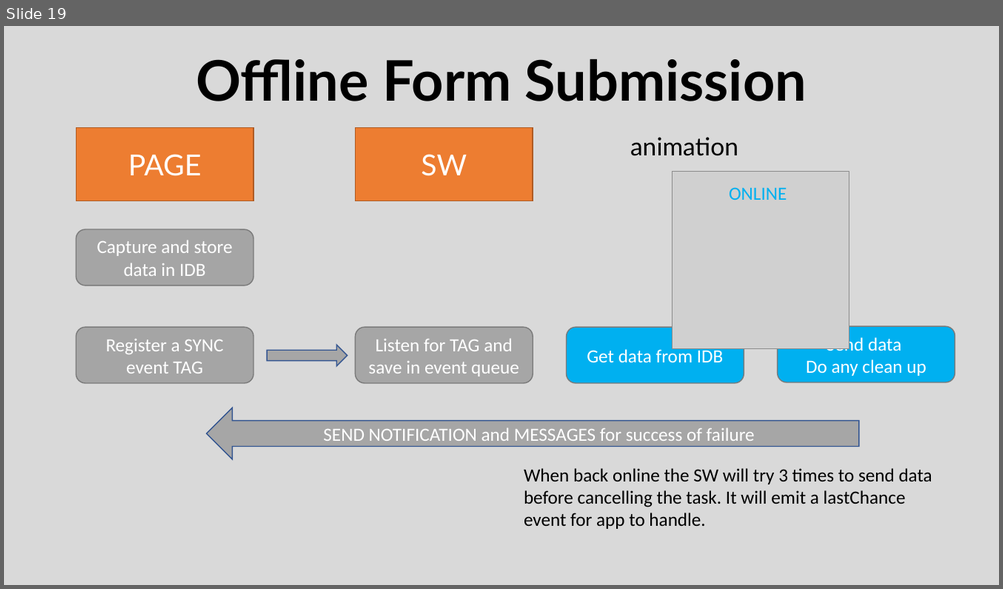
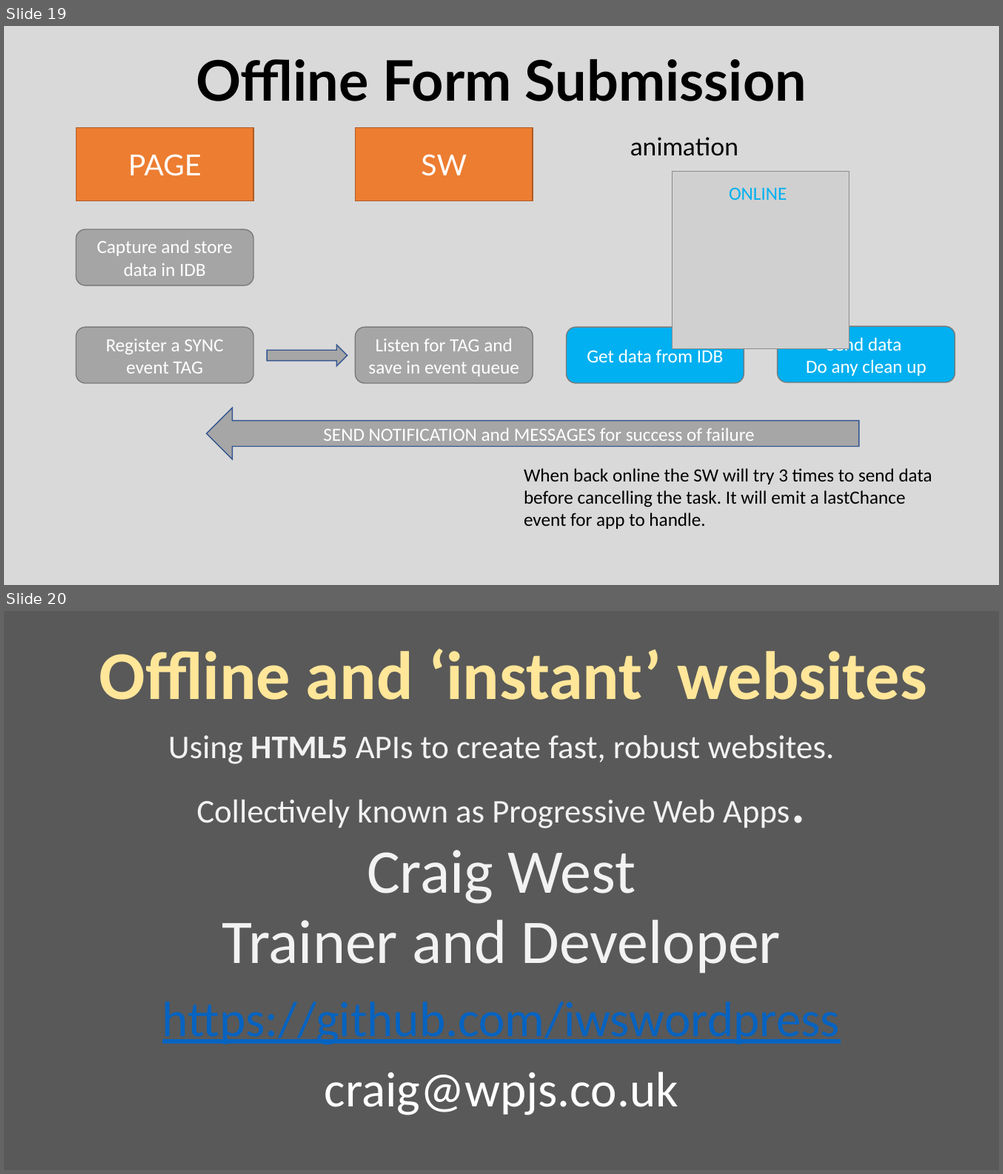
Before and after one commit to iwswordpress/asyncjs, a slide deck: 00-MAIN-ASYNCJS.pptx. Shown one above the other, each under a label of ours: slide 19 before the commit, slides 19 and 20 after it. The pictures are 1003x589 and 1003x1174 pixels, drawn with LibreOffice and Linux fonts; fonts in the diff are those of the drawing; grey boxes stand for pictures. Boxes give left, top, right and bottom in pixels: in the first picture for what was removed or moved away, otherwise in the second. Text is boxed around its words. In the diff, an @@ line names an element or a change of style, - is before the commit and + after.

```diff
--- a/00-MAIN-ASYNCJS.pptx
+++ b/00-MAIN-ASYNCJS.pptx
@@ slide 20 added at <box>4,611,999,1170</box>, background #595959 @@
@@ title added at <box>99,649,927,700</box>, 66 pt, text #FFE699, bold @@
+Offline and ‘instant’ websites
@@ text added at <box>168,735,834,1116</box>, 32 pt, text #F2F2F2 @@
+Using HTML5 APIs to create fast, robust websites.
+Collectively known as Progressive Web Apps.
+Craig West
+Trainer and Developer
+https://github.com/iwswordpress
+craig@wpjs.co.uk
```
Also in this commit, not shown: 6 slides changed, 1 other slide added, 1 slide removed, 1 other file.
